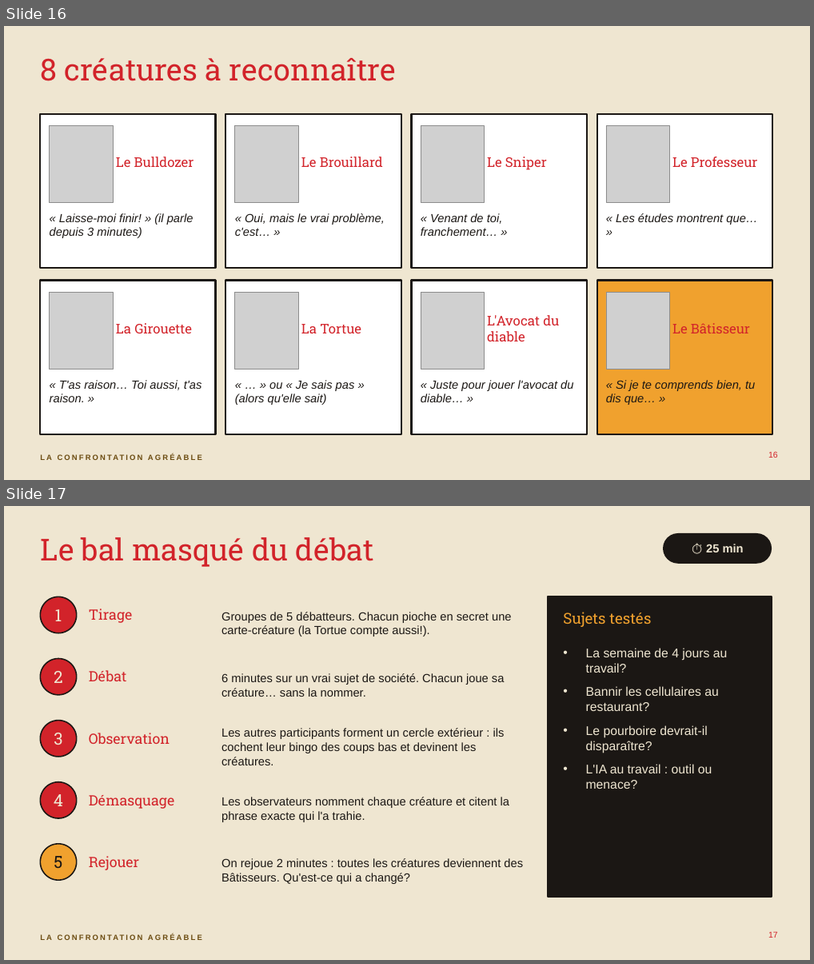
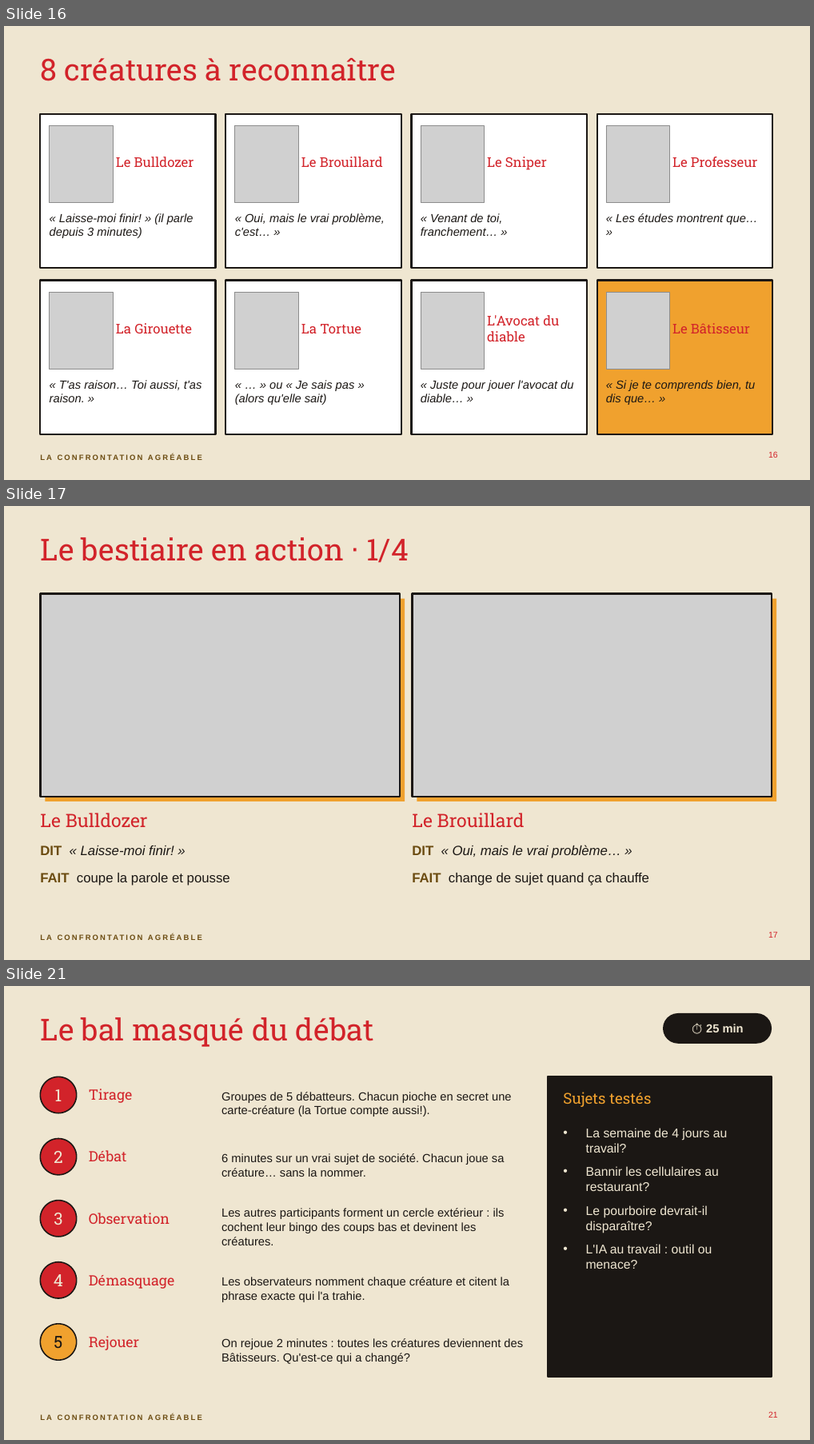
Before and after one commit to isabellepedneault111-ai/Chat-, a slide deck: debat-agreable/seminaire-confrontation-agreable.pptx. Shown one above the other, each under a label of ours: slides 16 and 17 before the commit, slides 16, 17 and 21 after it; the slides between them are not shown. The pictures are 814x964 and 814x1444 pixels, drawn with LibreOffice and Linux fonts; fonts in the diff are those of the drawing; grey boxes stand for pictures. Boxes give left, top, right and bottom in pixels: in the first picture for what was removed or moved away, otherwise in the second. Text is boxed around its words. In the diff, an @@ line names an element or a change of style, - is before the commit and + after.

```diff
--- a/debat-agreable/seminaire-confrontation-agreable.pptx
+++ b/debat-agreable/seminaire-confrontation-agreable.pptx
@@ slide 17 added at (4, 506, 810, 960), background #EFE6D1; not listed: 1 template element that a slide beside it also shows @@
@@ title added at (40, 537, 409, 563), 36 pt, text #D2232A @@
+Le bestiaire en action · 1/4
@@ picture added at (40, 594, 400, 796) @@
@@ rectangle added at (40, 594, 400, 796), outline #1B1714 2.5 pt @@
@@ rectangle added at (45, 599, 405, 801), fill #F0A12E @@
@@ picture added at (412, 594, 772, 796) @@
@@ rectangle added at (412, 594, 772, 796), outline #1B1714 2.5 pt @@
@@ rectangle added at (417, 599, 777, 801), fill #F0A12E @@
@@ text added at (40, 812, 148, 827), 22 pt, text #D2232A @@
+Le Bulldozer
@@ text added at (412, 812, 525, 827), 22 pt, text #D2232A @@
+Le Brouillard
@@ text added at (40, 845, 174, 855), 16 pt, text #1B1714, italic @@
+DIT « Laisse-moi finir! »
@@ text added at (412, 844, 622, 858), 16 pt, text #1B1714, italic @@
+DIT « Oui, mais le vrai problème… »
@@ text added at (40, 872, 230, 885), 16 pt, text #1B1714 @@
+FAIT coupe la parole et pousse
@@ text added at (412, 872, 650, 885), 16 pt, text #1B1714 @@
+FAIT change de sujet quand ça chauffe
@@ page number added at (769, 931, 778, 937), 10 pt, text #D2232A @@
+17
@@ what was slide 17 is now slide 21 @@
@@ page number at (769, 1411, 778, 1417): text changed @@
-17
+21
```
Also in this commit, not shown: 1 slide changed, 8 other slides added, 21 other files.
